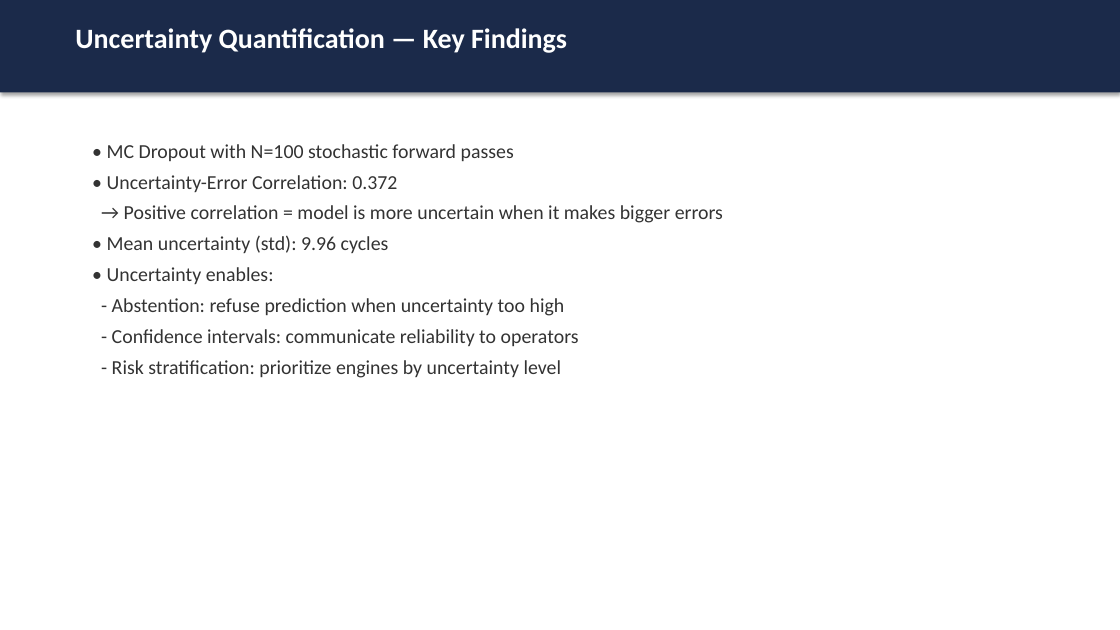
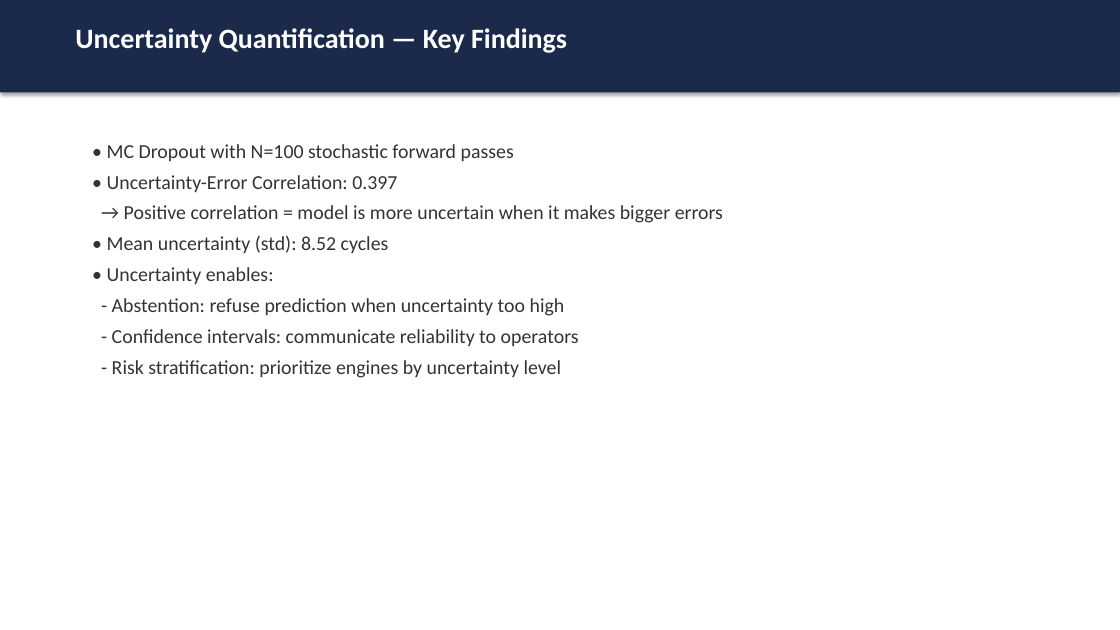
Before and after one commit to ArnabbLank/Predictive-Maintenance-RCA, a slide deck: slide 35 of reports/mid_semester_presentation.pptx. Drawn at 1120x630 pixels with LibreOffice and Linux fonts; fonts in the diff are those of the drawing. Boxes give left, top, right and bottom in pixels: in the first picture for what was removed or moved away, otherwise in the second. Text is boxed around its words. In the diff, an @@ line names an element or a change of style, - is before the commit and + after.

```diff
--- a/reports/mid_semester_presentation.pptx
+++ b/reports/mid_semester_presentation.pptx
@@ text at box(107, 175, 397, 192): text changed @@
-• Uncertainty-Error Correlation: 0.372
+• Uncertainty-Error Correlation: 0.397
@@ text at box(107, 235, 389, 253): text changed @@
-• Mean uncertainty (std): 9.96 cycles
+• Mean uncertainty (std): 8.52 cycles
```
Also in this commit, not shown: 9 other slides changed, 37 other files.
